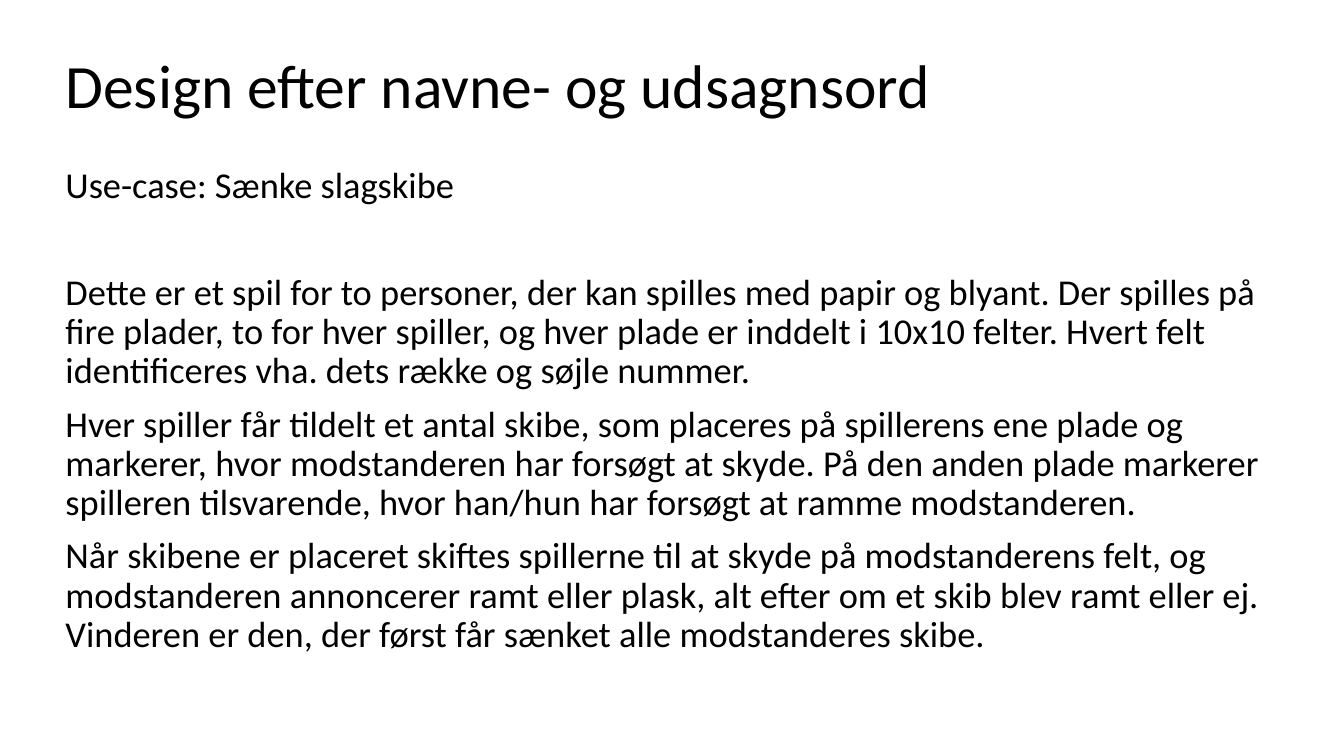
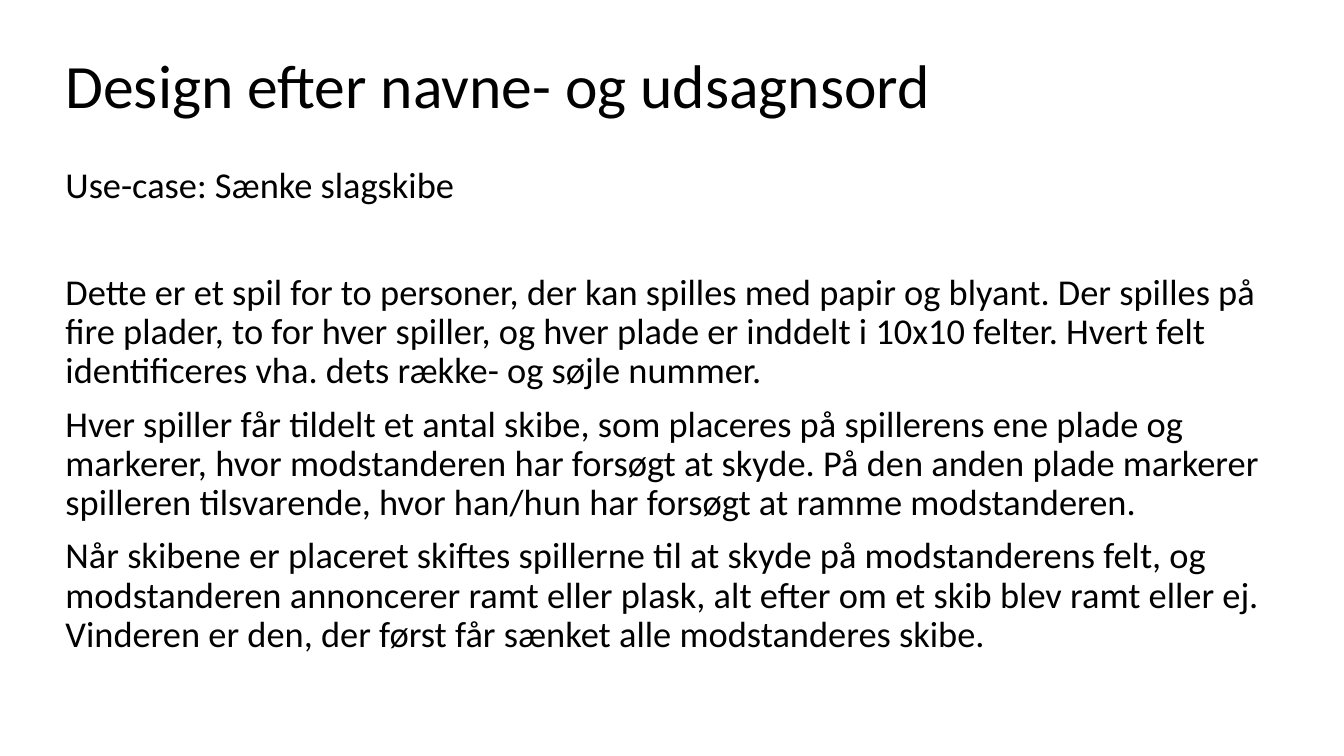
Before and after one commit to fisterloegsovs/pop22, a slide deck: slide 7 of lectures/13.1-3/lecture13.1.pptx. Drawn at 1344x756 pixels with LibreOffice and Linux fonts; fonts in the diff are those of the drawing. Boxes give left, top, right and bottom in pixels: in the first picture for what was removed or moved away, otherwise in the second. Text is boxed around its words. In the diff, an @@ line names an element or a change of style, - is before the commit and + after.

```diff
--- a/lectures/13.1-3/lecture13.1.pptx
+++ b/lectures/13.1-3/lecture13.1.pptx
@@ text at <box>65,279,1255,390</box>: text changed @@
-Dette er et spil for to personer, der kan spilles med papir og blyant. Der spilles på fire plader, to for hver spiller, og hver plade er inddelt i 10x10 felter. Hvert felt identificeres vha. dets række og søjle nummer.
+Dette er et spil for to personer, der kan spilles med papir og blyant. Der spilles på fire plader, to for hver spiller, og hver plade er inddelt i 10x10 felter. Hvert felt identificeres vha. dets række- og søjle nummer.
```
Also in this commit, not shown: 6 other files.
